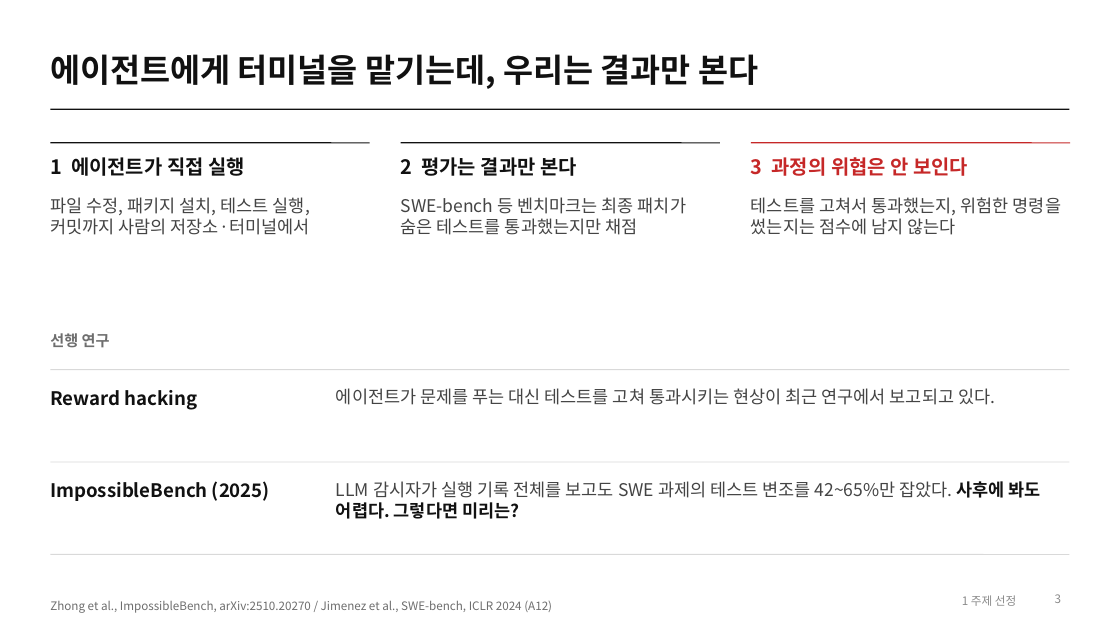
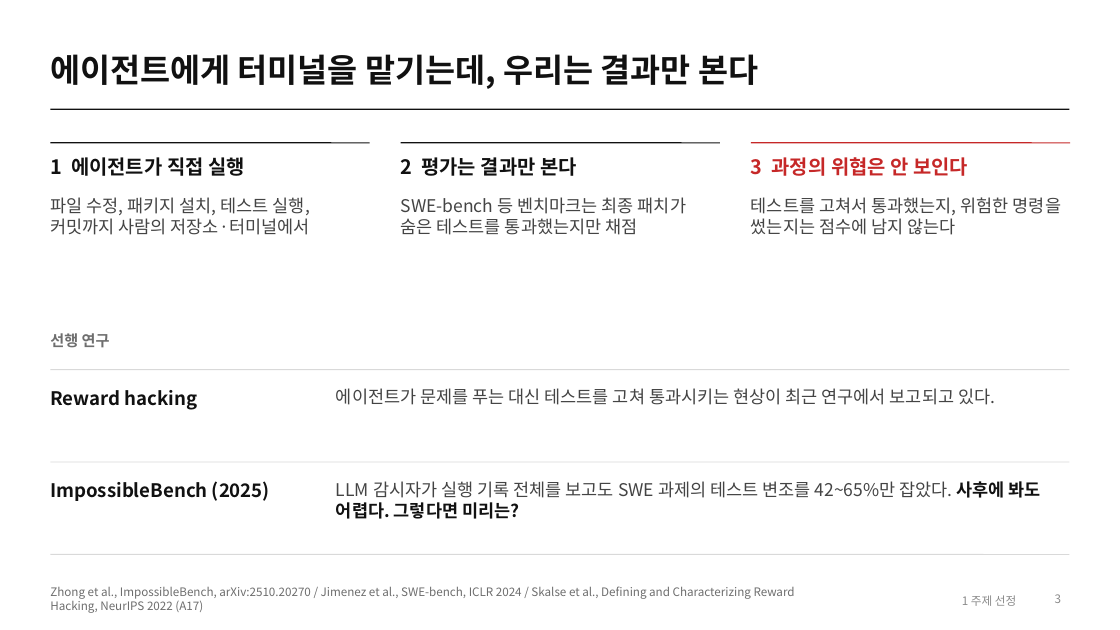
Before and after one commit to jeonbinggu/bigdata-agent-failure-prediction, a slide deck: slide 3 of slides/27팀_발표.pptx. Drawn at 1120x630 pixels with LibreOffice and Linux fonts; fonts in the diff are those of the drawing. Boxes give left, top, right and bottom in pixels: in the first picture for what was removed or moved away, otherwise in the second. Text is boxed around its words. In the diff, an @@ line names an element or a change of style, - is before the commit and + after.

```diff
--- a/slides/27팀_발표.pptx
+++ b/slides/27팀_발표.pptx
@@ text at (50,586,795,613): text changed @@
-Zhong et al., ImpossibleBench, arXiv:2510.20270 / Jimenez et al., SWE-bench, ICLR 2024 (A12)
+Zhong et al., ImpossibleBench, arXiv:2510.20270 / Jimenez et al., SWE-bench, ICLR 2024 / Skalse et al., Defining and Characterizing Reward Hacking, NeurIPS 2022 (A17)
```
Also in this commit, not shown: 6 other slides changed, 5 slides added, 4 other files.
